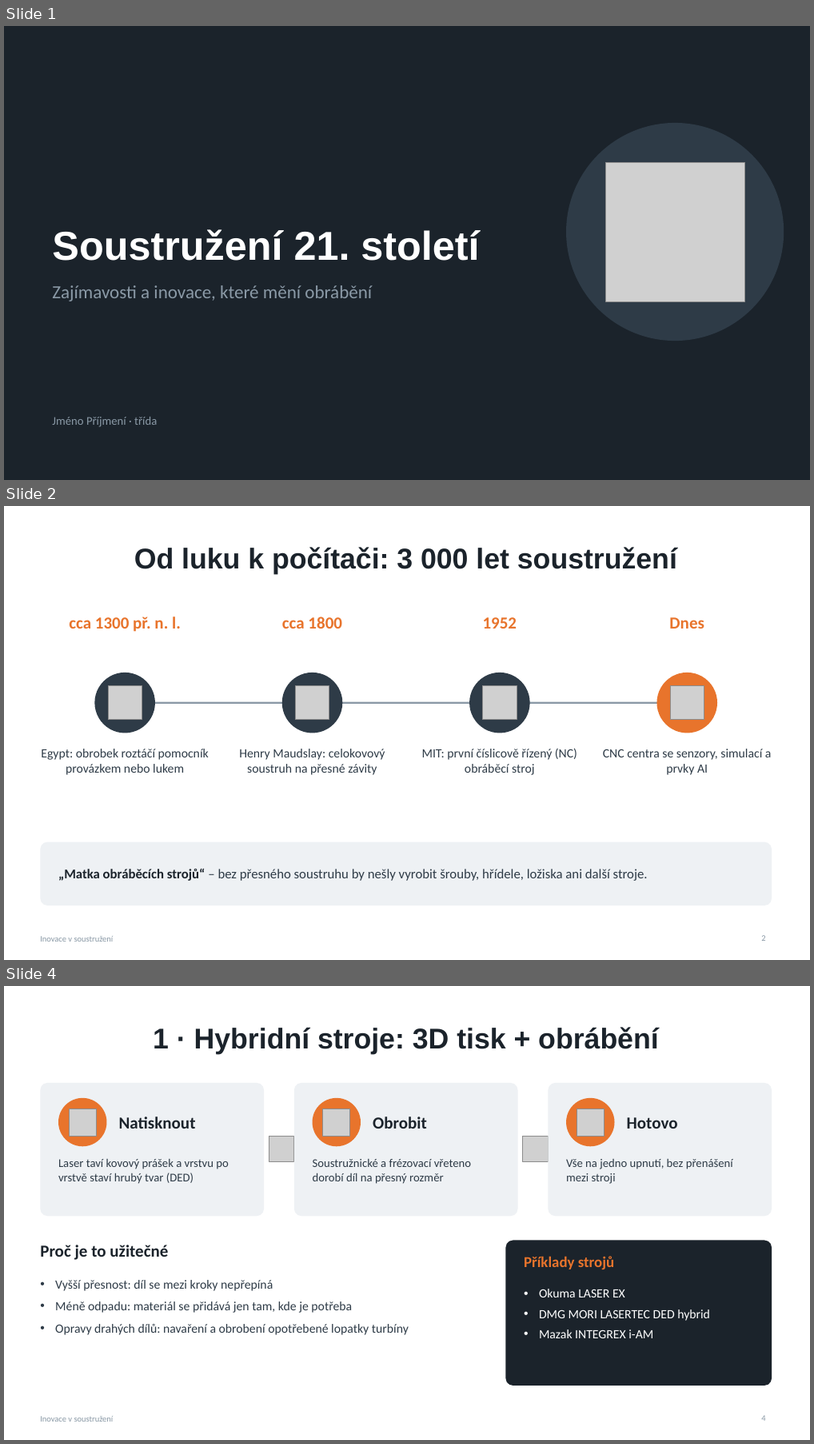
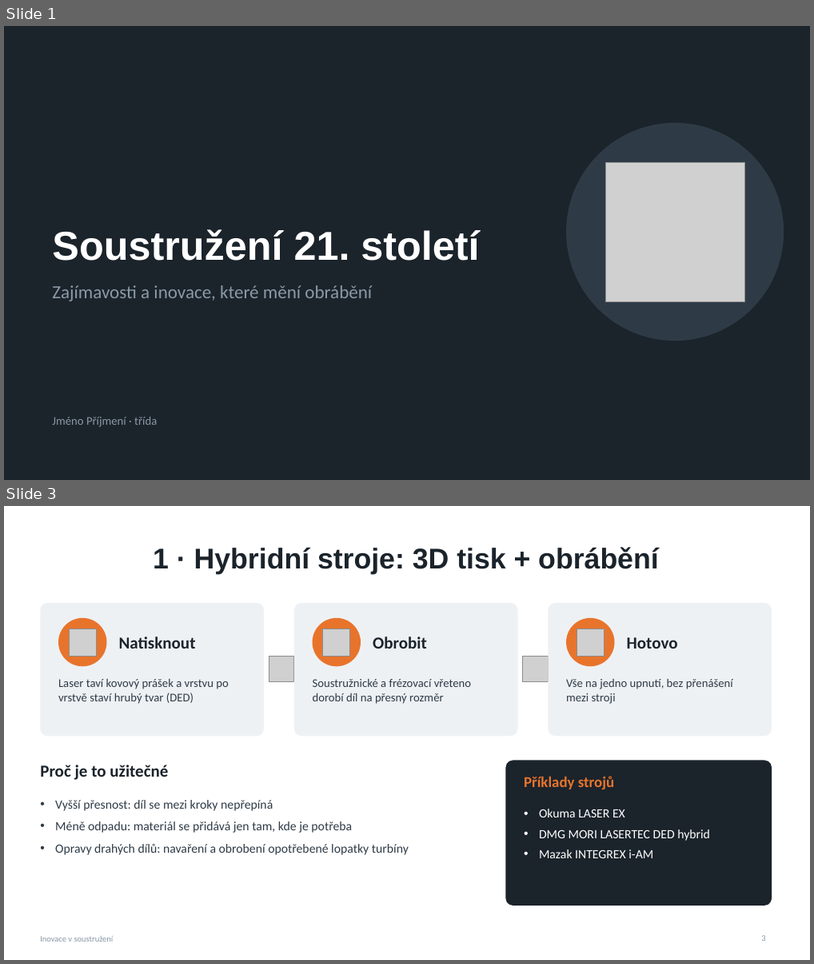
Before and after one commit to dodgeandroll/lol, a slide deck: Inovace_v_soustruzeni.pptx. Shown one above the other, each under a label of ours: slides 1, 2 and 4 before the commit, slides 1 and 3 after it; the slides between them are not shown. The pictures are 814x1444 and 814x964 pixels, drawn with LibreOffice and Linux fonts; fonts in the diff are those of the drawing; grey boxes stand for pictures. Boxes give left, top, right and bottom in pixels: in the first picture for what was removed or moved away, otherwise in the second. Text is boxed around its words. In the diff, an @@ line names an element or a change of style, - is before the commit and + after.

```diff
--- a/Inovace_v_soustruzeni.pptx
+++ b/Inovace_v_soustruzeni.pptx
@@ slide 2 removed at [4, 506, 810, 960], background #FFFFFF; not listed: 1 template element that a slide beside it also shows @@
@@ title removed at [134, 547, 678, 574] @@
-Od luku k počítači: 3 000 let soustružení
@@ text removed at [69, 616, 181, 632] @@
-cca 1300 př. n. l.
@@ text removed at [282, 616, 342, 628] @@
-cca 1800
@@ text removed at [483, 617, 518, 628] @@
-1952
@@ text removed at [670, 617, 704, 628] @@
-Dnes
@@ ellipse removed at [94, 672, 155, 733] @@
@@ ellipse removed at [282, 672, 342, 733] @@
@@ ellipse removed at [470, 672, 530, 733] @@
@@ ellipse removed at [658, 672, 718, 733] @@
@@ picture removed at [108, 686, 142, 720] @@
@@ picture removed at [295, 686, 330, 720] @@
@@ picture removed at [483, 686, 517, 720] @@
@@ picture removed at [670, 686, 705, 720] @@
@@ line removed from (125, 703) to (687, 703) @@
@@ text removed at [41, 748, 209, 775] @@
-Egypt: obrobek roztáčí pomocník provázkem nebo lukem
@@ text removed at [239, 748, 386, 775] @@
-Henry Maudslay: celokovový soustruh na přesné závity
@@ text removed at [422, 748, 578, 775] @@
-MIT: první číslicově řízený (NC) obráběcí stroj
@@ text removed at [603, 748, 772, 775] @@
-CNC centra se senzory, simulací a prvky AI
@@ rounded rectangle removed at [40, 842, 772, 905] @@
@@ text removed at [58, 868, 648, 880] @@
-„Matka obráběcích strojů“ – bez přesného soustruhu by nešly vyrobit šrouby, hřídele, ložiska ani další stroje.
@@ page number removed at [762, 935, 766, 940] @@
-2
@@ what was slide 4 is now slide 3 @@
@@ page number at [762, 935, 766, 940]: text changed @@
-4
+3
```
Also in this commit, not shown: 4 slides changed, 2 slides added, 1 other slide removed.
